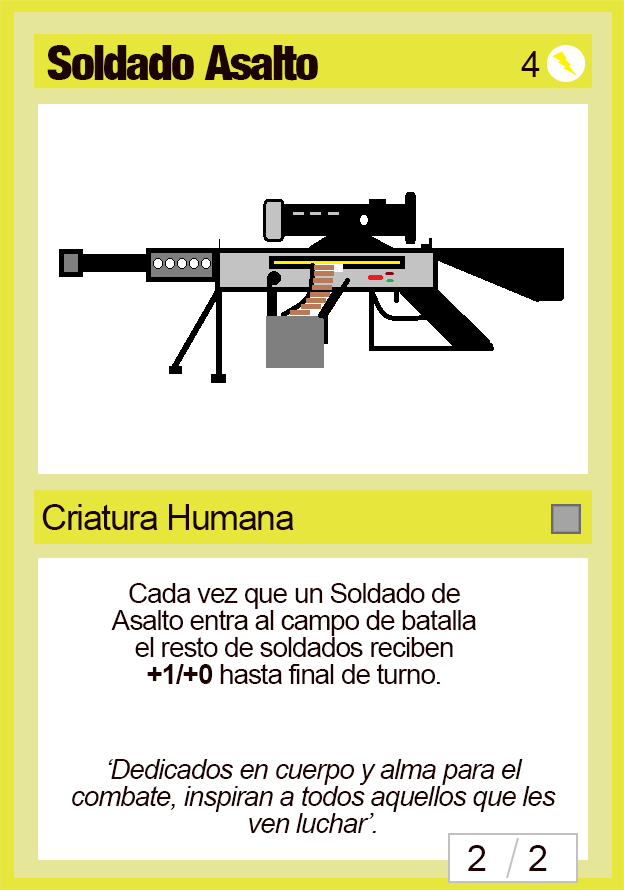
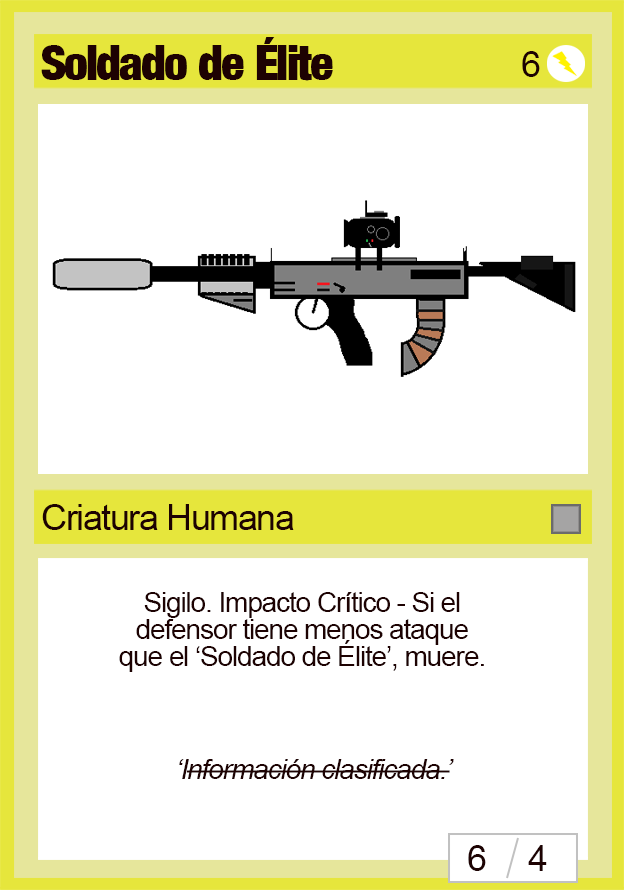
Layers edited between the first and the second w=624, h=890 image:
renamed "2" to "4", painted on it over [528, 845, 547, 871]
renamed "2" to "6", painted on it over [468, 845, 486, 871]
renamed "Cada vez que un Soldado de Asalto entra al campo de batalla el" to "Sigilo. Impacto Crítico - Si el defensor tiene menos ataque que", painted on it over [111, 583, 484, 684]
renamed "‘Dedicados en cuerpo y alma para el combate, inspiran a todos a" to "‘Información clasificada.’", painted on it over [72, 759, 556, 833]
painted on "Capa 1" over [52, 192, 576, 383]
renamed "4" to "6", painted on it over [521, 51, 540, 77]
renamed "Soldado Asalto" to "Soldado de Élite", painted on it over [41, 37, 333, 81]
